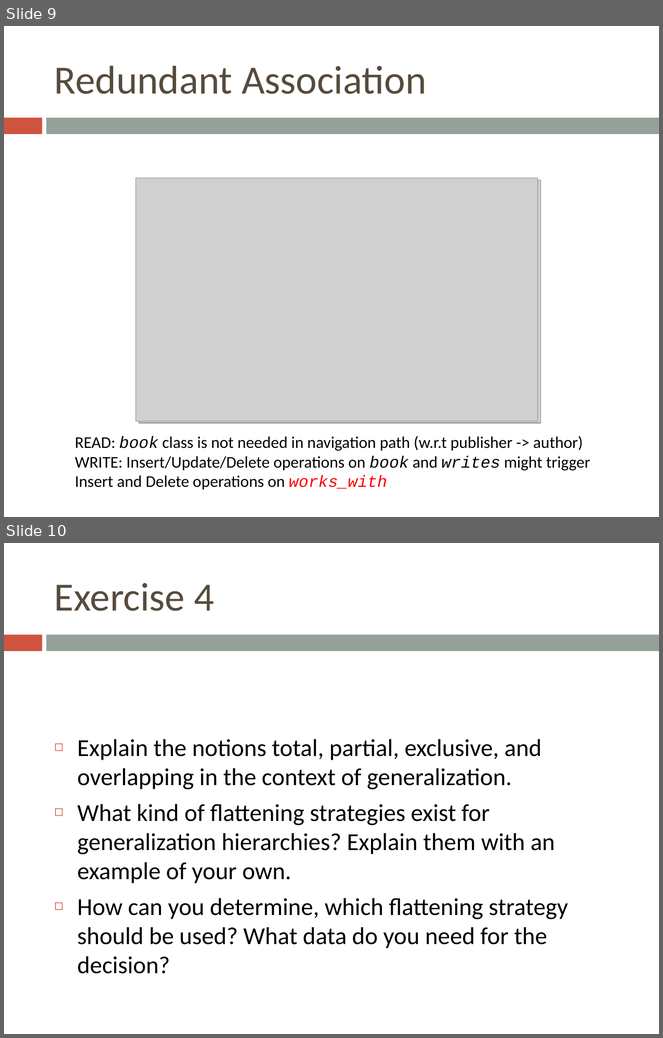
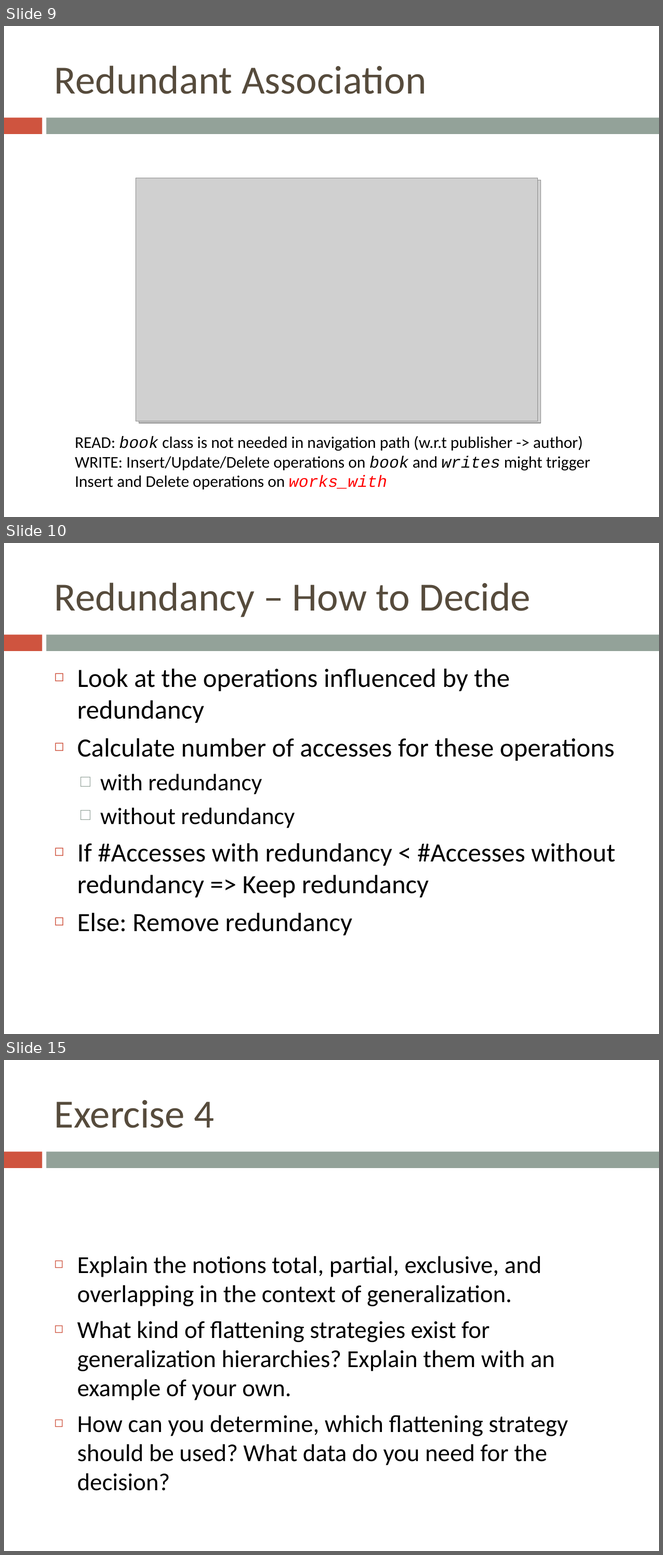
Before and after one commit to bugxd/DBTech, a slide deck: Assignment_4.pptx. Shown one above the other, each under a label of ours: slides 9 and 10 before the commit, slides 9, 10 and 15 after it; the slides between them are not shown. The pictures are 663x1038 and 663x1555 pixels, drawn with LibreOffice and Linux fonts; fonts in the diff are those of the drawing; grey boxes stand for pictures. Boxes give left, top, right and bottom in pixels: in the first picture for what was removed or moved away, otherwise in the second. Text is boxed around its words. In the diff, an @@ line names an element or a change of style, - is before the commit and + after.

```diff
--- a/Assignment_4.pptx
+++ b/Assignment_4.pptx
@@ slide 10 added at bbox=[4, 543, 659, 1034], background #FFFFFF; not listed: 2 template elements that a slide beside it also shows @@
@@ title added at bbox=[54, 583, 531, 617], 44 pt, text #564B3C @@
+Redundancy – How to Decide
@@ text added at bbox=[77, 668, 616, 936], 29 pt, text #000000 @@
+◻ Look at the operations influenced by the redundancy
+◻ Calculate number of accesses for these operations
+  □ with redundancy
+  □ without redundancy
+◻ If #Accesses with redundancy < #Accesses without redundancy => Keep redundancy
+◻ Else: Remove redundancy
@@ what was slide 10 is now slide 15 @@
```
Also in this commit, not shown: 4 other slides added.
